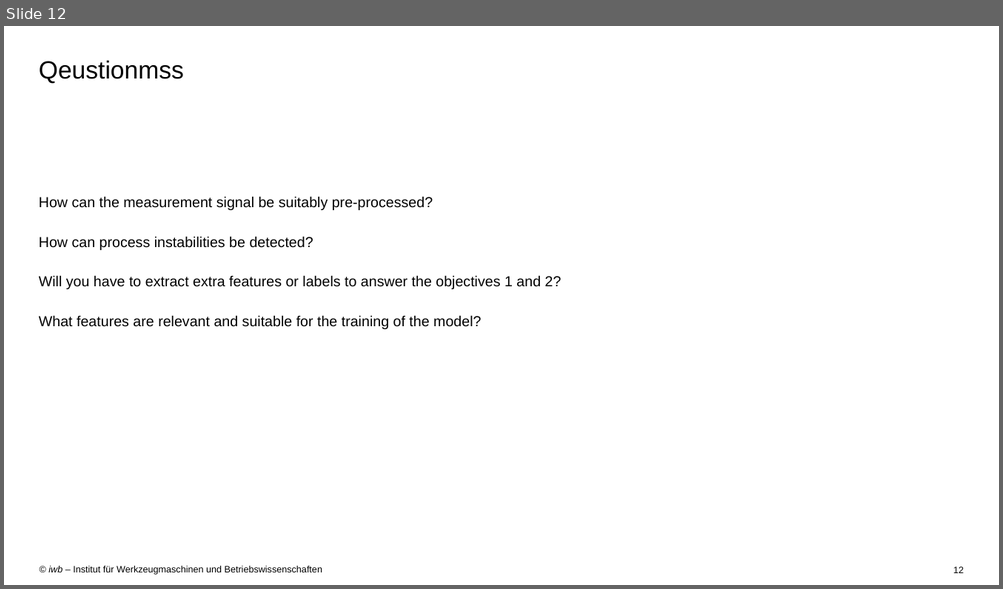
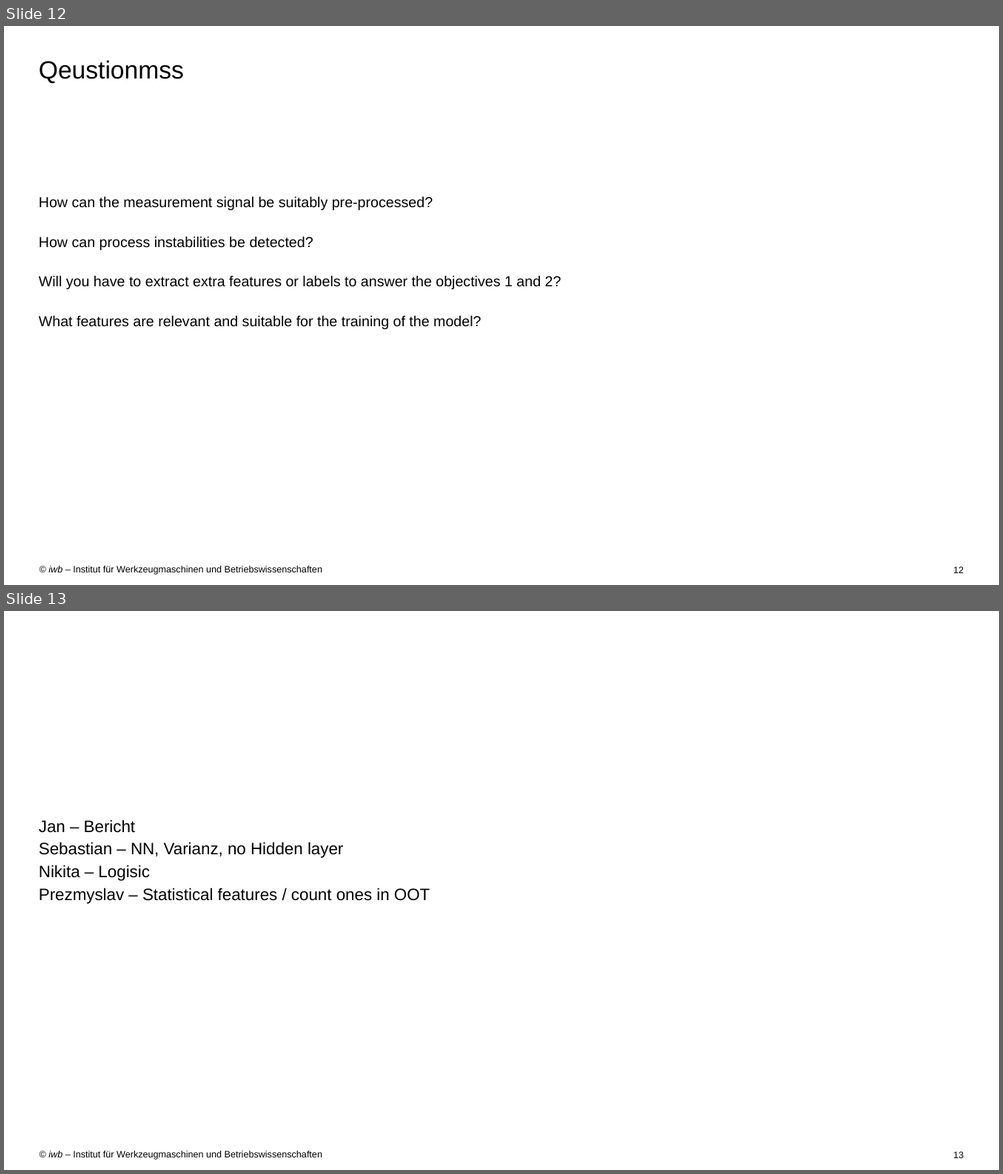
Before and after one commit to JanNalivaika/Predictive-Quality-Battery-TUM, a slide deck: Report/final/AI in PE group presentation.pptx. Shown one above the other, each under a label of ours: slide 12 before the commit, slides 12 and 13 after it. The pictures are 1003x589 and 1003x1174 pixels, drawn with LibreOffice and Linux fonts; fonts in the diff are those of the drawing; background and template pictures are left out. Boxes give left, top, right and bottom in pixels: in the first picture for what was removed or moved away, otherwise in the second. Text is boxed around its words. In the diff, an @@ line names an element or a change of style, - is before the commit and + after.

```diff
--- a/Report/final/AI in PE group presentation.pptx
+++ b/Report/final/AI in PE group presentation.pptx
@@ slide 13 added at (4, 611, 999, 1170), background #FFFFFF; not listed: 1 template element that a slide beside it also shows @@
@@ text added at (39, 820, 430, 904), 16 pt, text #000000 @@
+Jan – Bericht
+Sebastian – NN, Varianz, no Hidden layer
+Nikita – Logisic
+Prezmyslav – Statistical features / count ones in OOT
@@ page number added at (953, 1152, 963, 1159), 9 pt, text #000000 @@
+13
```
Also in this commit, not shown: 6 other files.
